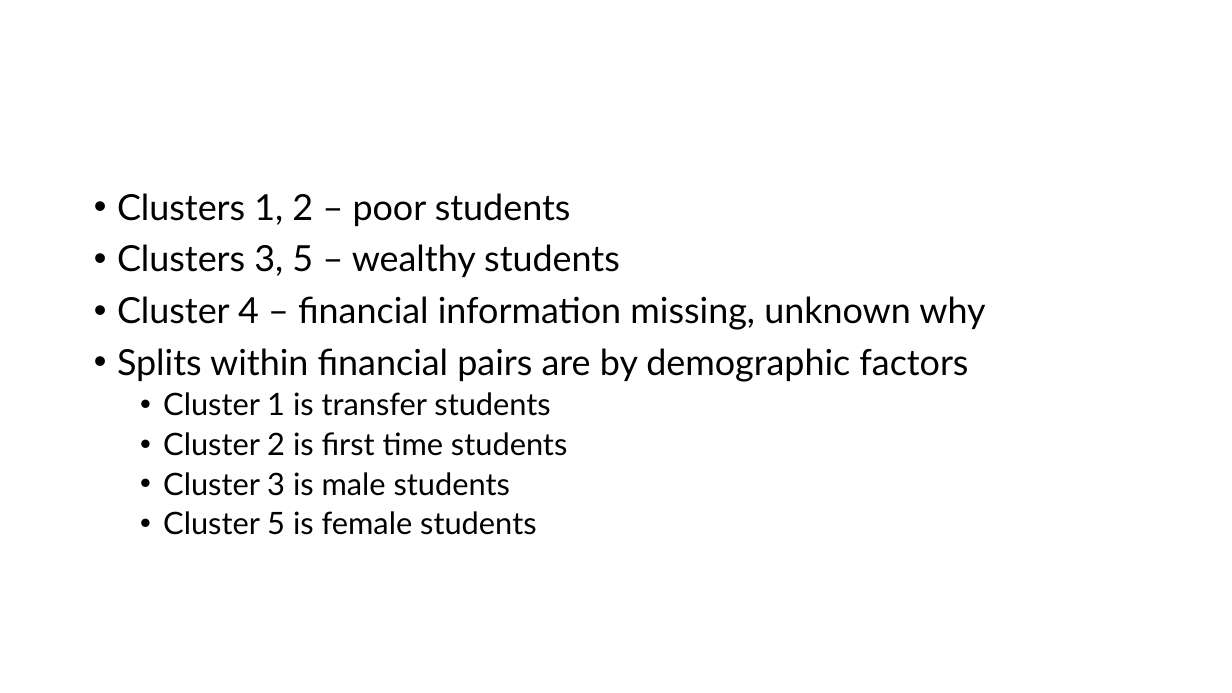
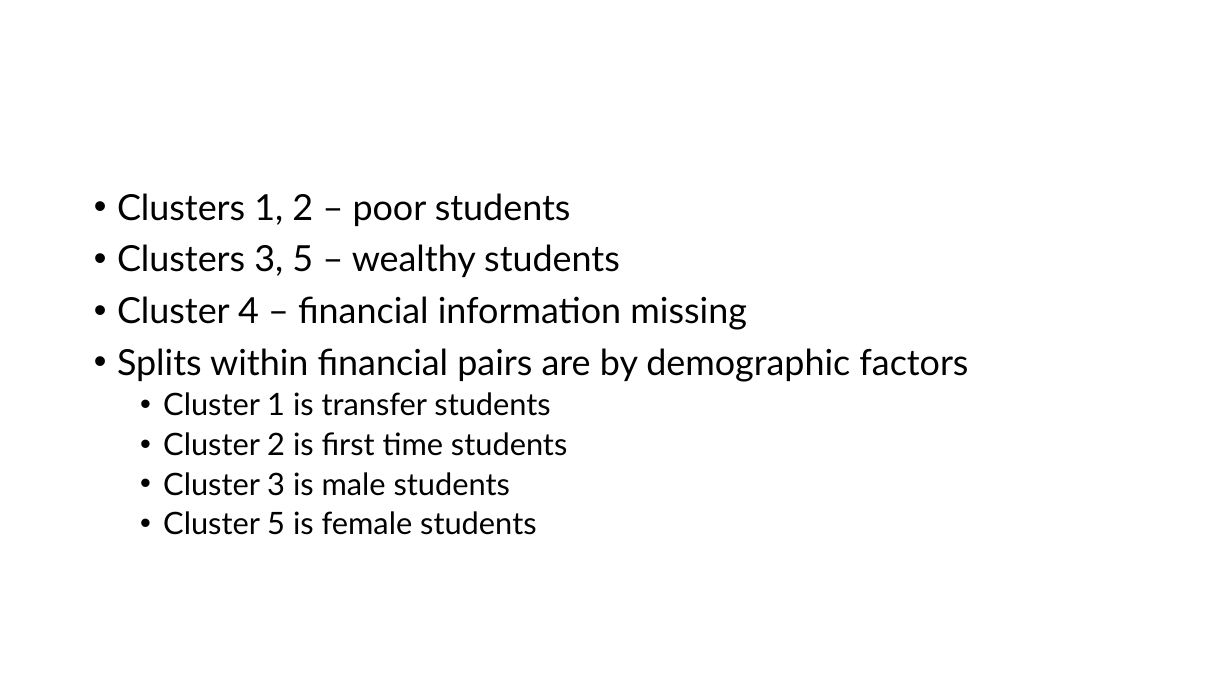
Before and after one commit to faxmachine19/SSTEM-Towson, a slide deck: slide 12 of OLearyMA-RUMESlides.pptx (slide 11 before the commit). Drawn at 1232x693 pixels with LibreOffice and Linux fonts; fonts in the diff are those of the drawing; background and template pictures are left out. Boxes give left, top, right and bottom in pixels: in the first picture for what was removed or moved away, otherwise in the second. Text is boxed around its words. In the diff, an @@ line names an element or a change of style, - is before the commit and + after.

```diff
--- a/OLearyMA-RUMESlides.pptx
+++ b/OLearyMA-RUMESlides.pptx
@@ text at (x1=117, y1=296, x2=747, y2=330): text changed @@
-• Cluster 4 – financial information missing, unknown why
+• Cluster 4 – financial information missing
```
Also in this commit, not shown: 1 other slide changed, 1 slide added.
